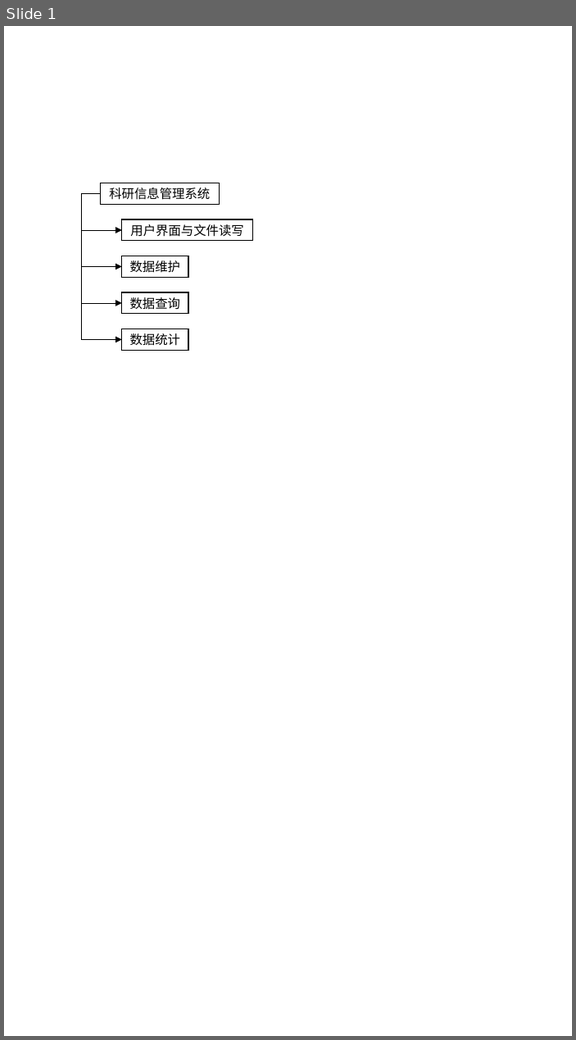
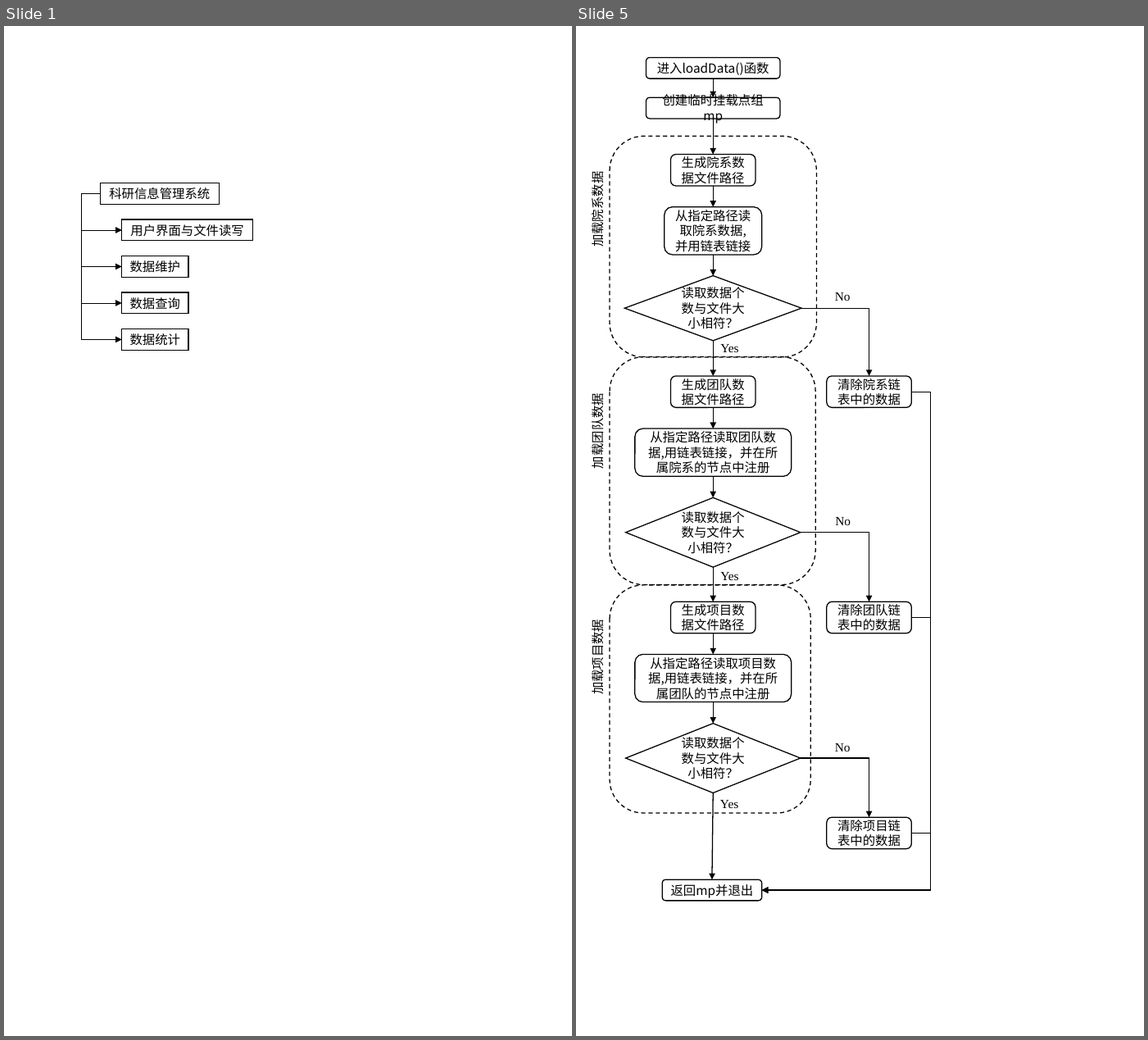
Before and after one commit to smdsbz/curriculum-design-1, a slide deck: Experiment_Report/drafts.pptx. Shown side by side, each under a label of ours: slide 1 before the commit, slides 1 and 5 after it; the slides between them are not shown. The pictures are 576x1040 and 1148x1040 pixels, drawn with LibreOffice and Linux fonts; fonts in the diff are those of the drawing. Boxes give left, top, right and bottom in pixels: in the first picture for what was removed or moved away, otherwise in the second. Text is boxed around its words. In the diff, an @@ line names an element or a change of style, - is before the commit and + after.

```diff
--- a/Experiment_Report/drafts.pptx
+++ b/Experiment_Report/drafts.pptx
@@ slide 5 added at (576,26,1144,1036), background #FFFFFF @@
@@ group added at (587,58,930,901): 15 rounded rectangles, 11 arrows, 9 texts, 6 elbow arrows, 3 diamonds @@
+进入loadData()函数
+创建临时挂载点组mp
+从指定路径读取院系数据,并用链表链接
+生成院系数据文件路径
+读取数据个数与文件大小相符？
+返回mp并退出
+生成团队数据文件路径
+从指定路径读取团队数据,用链表链接，并在所属院系的节点中注册
+读取数据个数与文件大小相符？
+生成项目数据文件路径
+从指定路径读取项目数据,用链表链接，并在所属团队的节点中注册
+读取数据个数与文件大小相符？
+清除院系链表中的数据
+清除团队链表中的数据
+清除项目链表中的数据
+加载院系数据
+加载团队数据
+加载项目数据
+Yes
+No
+No
+No
+Yes
+Yes
```
Also in this commit, not shown: 1 slide changed, 6 other slides added, 4 other files.
